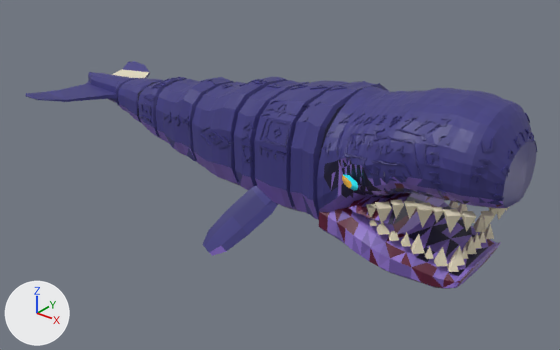
Two versions of the Blender file MEGA BITE/Art/Livyatan_T6/export/Livyatan_T6_rigged.blend, one commit apart.
Before and after are seen from a camera (50 mm lens) standing at (2.77, -7.9, 4.36) and looking at (-3.55, 0.0, -0.54). The axes (+X, +Y, +Z) are drawn at lower left. The lights are the same throughout. The picture after the commit comes second.

Names of what the first picture shows: 'Livyatan_T6', 'Livyatan_T6_Eye', 'Livyatan_T6_RunesCyan', 'Livyatan_T6_RunesGold'.
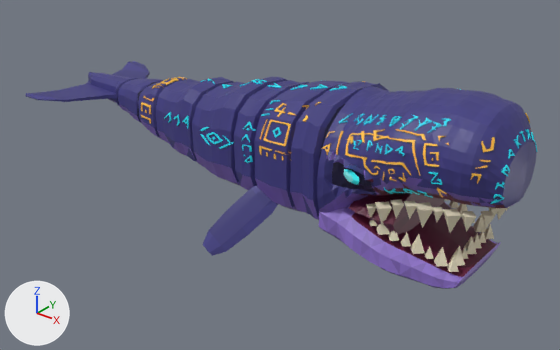
What differs and where, as boxes [x1, y1, x2, y2] in the pictures (560 x 350 px):
'Livyatan_T6_Eye', moved, rescaled
    before: [342, 174, 358, 191]
    after: [344, 169, 359, 185]
part 1 of me_livyatan_t6, cut back
    before: [319, 137, 381, 199]
    after: [317, 125, 393, 204]
part 2 of me_livyatan_t6, surface changed
    both: [34, 64, 508, 289]
part 4 of me_livyatan_t6_runescyan, surface changed
    both: [164, 79, 537, 204]
part 5 of me_livyatan_t6_runesgold, surface changed
    both: [141, 77, 530, 198]

What changed in the scene script:
```text
Change me_livyatan_t6:
    used by ob_livyatan_t6; location = (0.0, 0.0, 0.0)
    remove me_livyatan_t6.from_pydata(...)  # 2816 vertices, 5286 faces; spans x -8.0..0.0, y -1.42..1.42, z -1.25..1.31
    add me_livyatan_t6.from_pydata(...)  # 3097 vertices, 5555 faces; spans x -8.0..0.0, y -1.42..1.42, z -1.25..1.31
    me_livyatan_t6 part 1: 37 vertices moved from x -2.05..-1.45, y -0.94..0.94, z -0.01..0.58 to x -2.05..-1.45, y -0.91..0.91, z -0.01..0.58; 72 vertices removed from x -2.14..-1.54, y -0.93..0.92, z 0.05..0.54; 353 vertices added at x -2.25..-1.37, y -0.93..0.93, z -0.03..0.68
    me_livyatan_t6 part 2: 1363 kept faces spanning x -8.0..-0.02, y -1.42..1.42, z -1.25..0.49 get new texture (UV) coordinates
Change me_livyatan_t6_eye:
    used by ob_livyatan_t6_eye; location = (0.0, 0.0, 0.0)
    remove me_livyatan_t6_eye.from_pydata(...)  # 52 vertices, 72 faces; spans x -1.96..-1.61, y -0.97..0.97, z 0.14..0.35
    add me_livyatan_t6_eye.from_pydata(...)  # 52 vertices, 72 faces; spans x -1.96..-1.61, y -0.95..0.95, z 0.21..0.42
    me_livyatan_t6_eye part 3: the whole mesh is scaled about its middle by (1, 0.976, 1), then moved by (0.0, 0.0, 0.07)
Change me_livyatan_t6_runescyan:
    where me_livyatan_t6_runescyan.from_pydata(...)  # 3094 vertices, 4220 faces; spans x -5.38..-0.05, y -0.9..0.9, z -0.03..1.19
    used by ob_livyatan_t6_runescyan; location = (0.0, 0.0, 0.0)
    me_livyatan_t6_runescyan part 4: texture (UV) coordinates of 4220 of 4220 faces, centred in x -5.37..-0.05, y -0.9..0.89, z -0.03..1.18, changed; they spanned u 0.49..0.49, v 0.95..0.95 and now span u 0.52..0.52, v 0.95..0.95
Change me_livyatan_t6_runesgold:
    used by ob_livyatan_t6_runesgold; location = (0.0, 0.0, 0.0)
    remove me_livyatan_t6_runesgold.from_pydata(...)  # 3006 vertices, 3959 faces; spans x -5.98..-0.2, y -0.94..0.95, z -0.14..1.07
    add me_livyatan_t6_runesgold.from_pydata(...)  # 3006 vertices, 3959 faces; spans x -5.98..-0.2, y -0.92..0.92, z -0.14..1.07
    me_livyatan_t6_runesgold part 5: texture (UV) coordinates of 3959 of 3959 faces, centred in x -5.97..-0.21, y -0.94..0.94, z -0.14..1.07, changed; they spanned u 0.51..0.51, v 0.95..0.95 and now span u 0.54..0.54, v 0.95..0.95
    edits to the shape of me_livyatan_t6_runesgold do not show in these pictures
```
